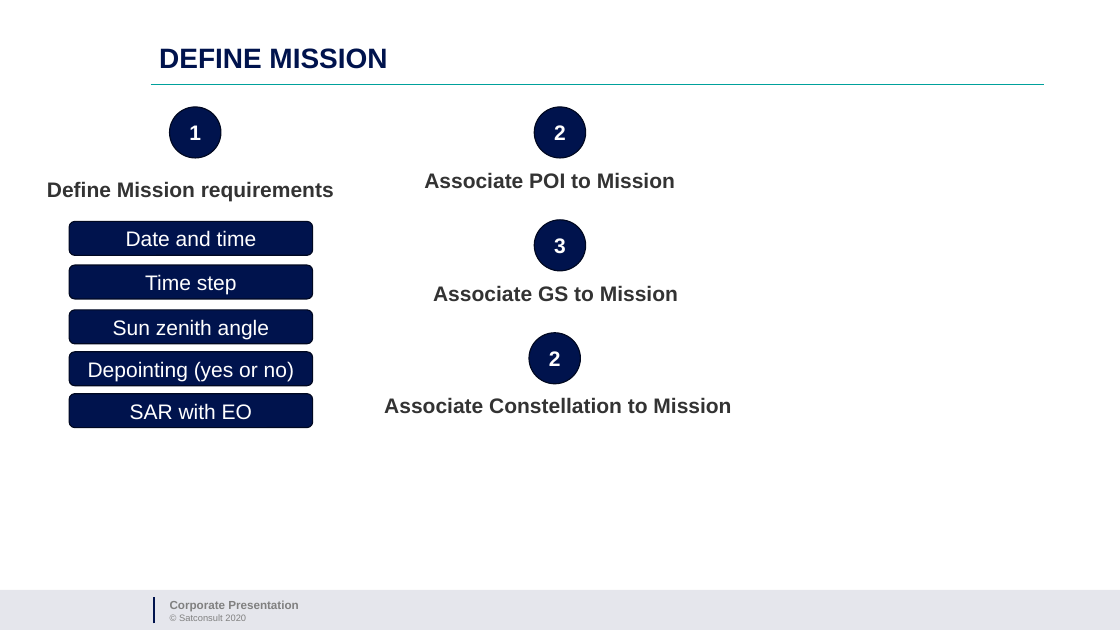
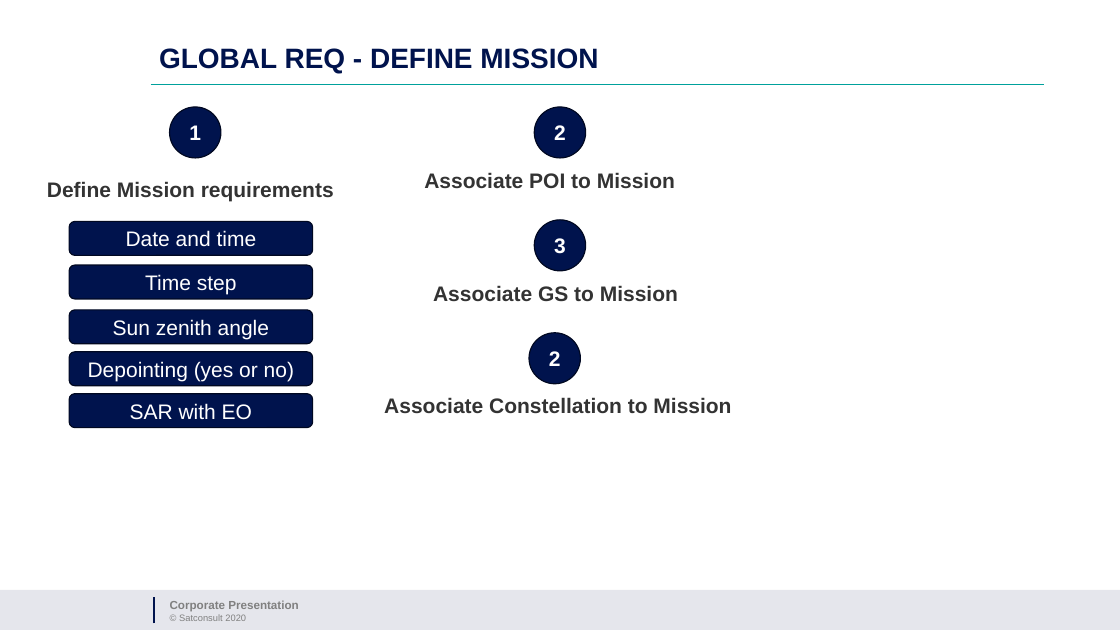
Before and after one commit to leoid3/EO_Tools, a slide deck: slide 13 of Earth Observation Tool.pptx (slide 10 before the commit). Drawn at 1120x630 pixels with LibreOffice and Linux fonts; fonts in the diff are those of the drawing; background and template pictures are left out. Boxes give left, top, right and bottom in pixels: in the first picture for what was removed or moved away, otherwise in the second. Text is boxed around its words. In the diff, an @@ line names an element or a change of style, - is before the commit and + after.

```diff
--- a/Earth Observation Tool.pptx
+++ b/Earth Observation Tool.pptx
@@ title at [159, 48, 598, 73]: text changed @@
-DEFINE MISSION
+GLOBAL REQ - DEFINE MISSION
```
Also in this commit, not shown: 7 other slides changed, 3 slides added, 1 slide removed, 3 other files.
